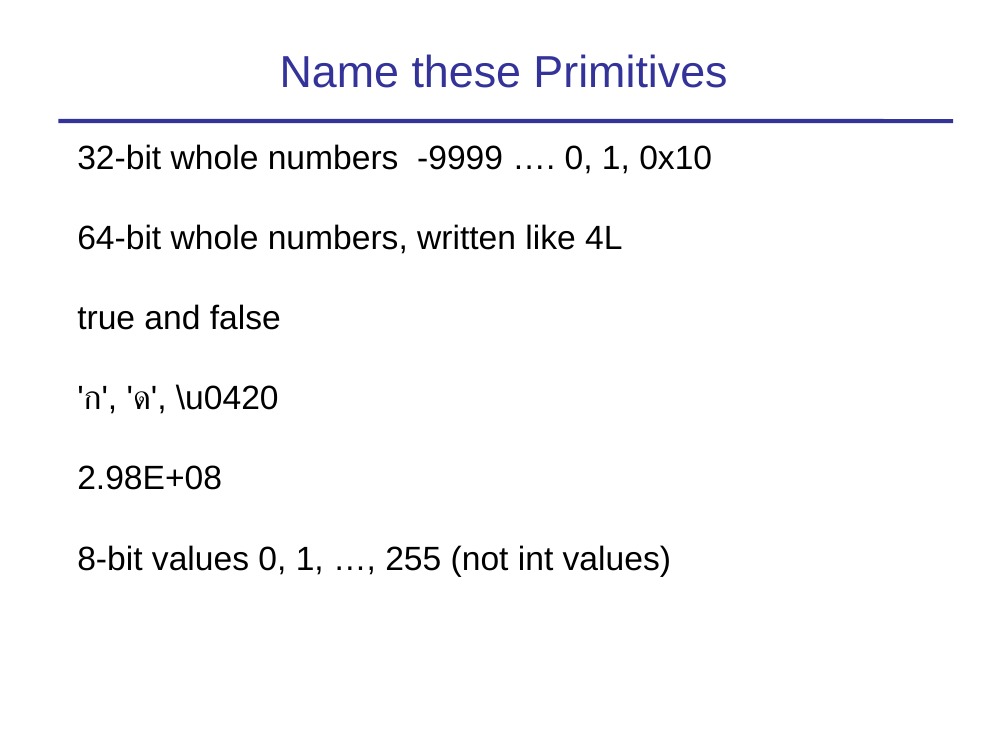
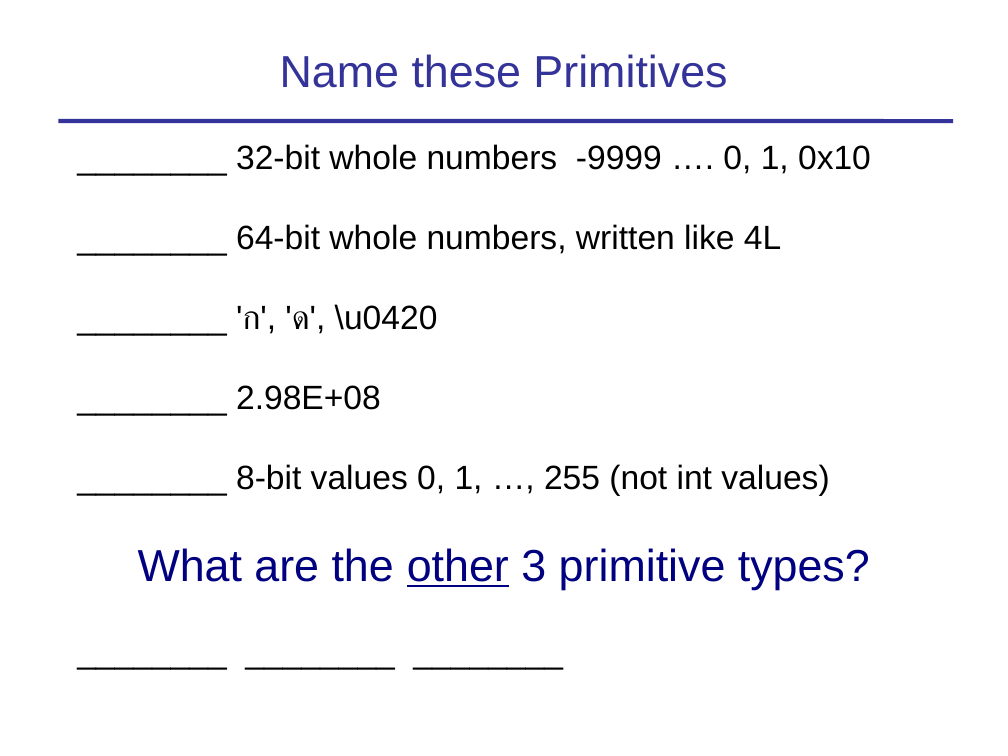
Before and after one commit to skeoop/skeoop.github.io, a slide deck: slide 6 of week1/1-Review of Java.ppt (slide 4 before the commit). Drawn at 1008x756 pixels with LibreOffice and Linux fonts; fonts in the diff are those of the drawing. Boxes give left, top, right and bottom in pixels: in the first picture for what was removed or moved away, otherwise in the second. Text is boxed around its words. In the diff, an @@ line names an element or a change of style, - is before the commit and + after.

```diff
--- a/week1/1-Review of Java.ppt
+++ b/week1/1-Review of Java.ppt
@@ text at (138, 144, 871, 590): text changed @@
-32-bit whole numbers -9999 …. 0, 1, 0x10
-64-bit whole numbers, written like 4L
-true and false
-'ก', 'ด', \u0420
-2.98E+08
-8-bit values 0, 1, …, 255 (not int values)
+________ 32-bit whole numbers -9999 …. 0, 1, 0x10
+________ 64-bit whole numbers, written like 4L
+________ 'ก', 'ด', \u0420
+________ 2.98E+08
+________ 8-bit values 0, 1, …, 255 (not int values)
+What are the other 3 primitive types?
+________ ________ ________
```
Also in this commit, not shown: 22 other slides changed, 5 slides added, 8 slides removed, 7 other files.
